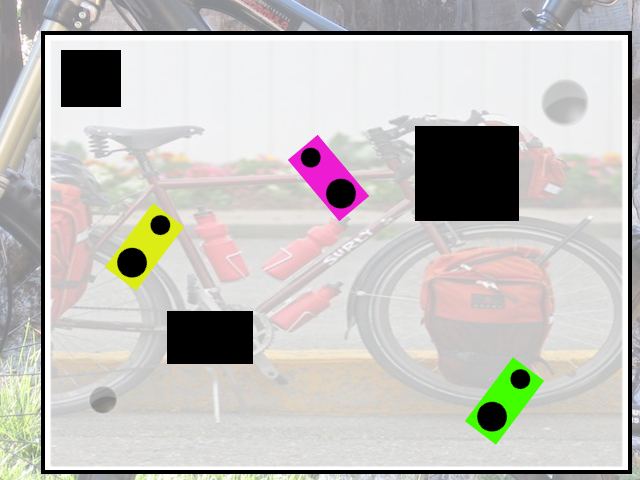
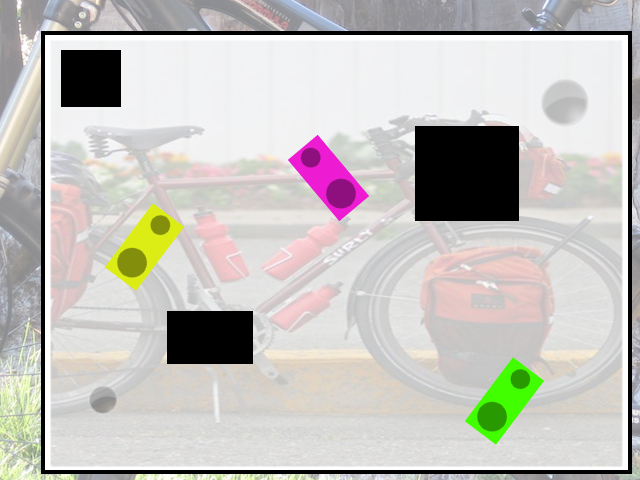
Layered file, before and after one edit (w=640, h=480). Changes by layer:
"Circulo Grande #1": opacity 100% → 40% over [476, 401, 508, 432]
"circulo pequeño #1": opacity 100% → 40% over [510, 369, 531, 390]
"Circulo Grande #2": opacity 100% → 40% over [325, 178, 357, 209]
"circulo pequeño #2": opacity 100% → 40% over [300, 147, 321, 168]
"Circulo Grande": opacity 100% → 40% over [116, 247, 148, 278]
"circulo pequeño": opacity 100% → 40% over [150, 214, 171, 236]
